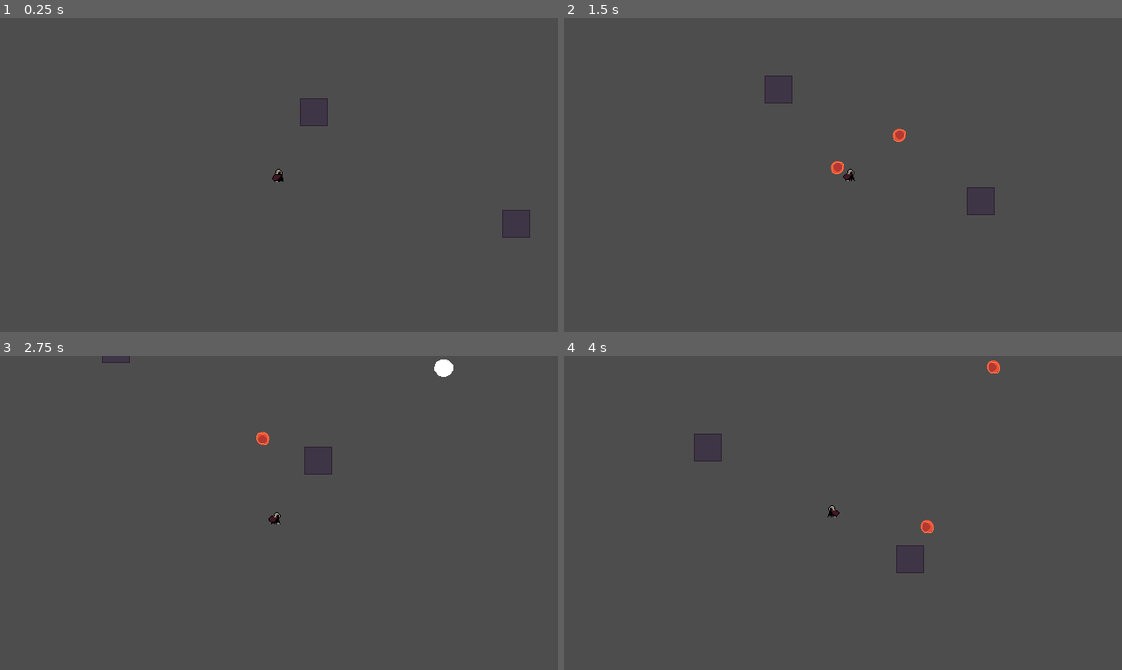
Above: before the commit, frames 1-4 (two rows, left to right).
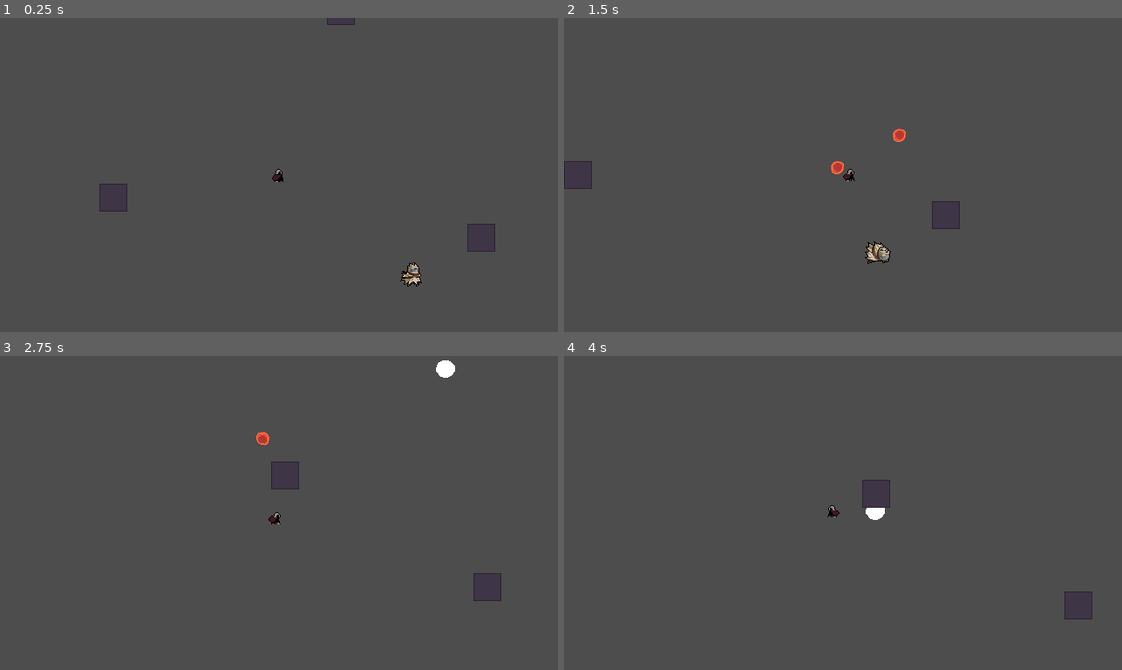
Above: after the commit, the same moments.

Repository: SebZanardo/Boss-Rush-Jam-2025
Game: Godot game, scene res://main.tscn
Two runs of this game, one before a commit and one after it. Both use one fixed random seed, a clock stepped at 60 frames per second and the inputs below.
Inputs (mouse positions are in pixels of both pictures, inside the frame that each line leads up to):
- Up to frame 1 (0.25 s): no input
- Up to frame 2 (1.5 s): move the mouse to (965, 159) at 0.52 s; hold D (move_right) 0.53-1.28 s; click (965, 159) at 0.67 s; move the mouse to (731, 190) at 1.27 s; hold S (move_down) from 1.28 s (still down); click (731, 190) at 1.42 s
- Up to frame 3 (2.75 s): move the mouse to (334, 443) at 2.02 s; release S (move_down) at 2.03 s; hold D (move_right) from 2.03 s (still down); click (334, 443) at 2.17 s
- Up to frame 4 (4 s): move the mouse to (815, 575) at 2.77 s; release D (move_right) at 2.78 s; hold W (move_up) 2.78-3.53 s; click (815, 575) at 2.92 s; move the mouse to (1010, 560) at 3.52 s; hold A (move_left) from 3.53 s (still down); click (1010, 560) at 3.67 s

The runs differ from the first frame. In frame 1, 0.4% of the frame differs, in the area x 17-95%, y 0-86%; in frame 2, 0.4%; in frame 3, 0.2%; in frame 4, 0.5%, in the area x 23-95%, y 1-84%.

Commit message:
Added boss and player interaction

Diff:
--- /dev/null
+++ b/game/Resources/Collisions/Projectiles/ENEMY_BASIC.tres
@@ -0,0 +1,4 @@
+[gd_resource type="CircleShape2D" format=3 uid="uid://dlkfqnttbp02r"]
+
+[resource]
+radius = 7.0
--- a/game/Resources/SpriteFrames/Projectiles/BASIC.tres
+++ b/game/Resources/SpriteFrames/Projectiles/BASIC.tres
@@ -1,6 +1,6 @@
 [gd_resource type="SpriteFrames" load_steps=6 format=3 uid="uid://bcov4b4un3cop"]
 
-[ext_resource type="Texture2D" uid="uid://bpjlpyau5elw0" path="res://Sprites/Bullets/BASIC-sprite-sheet.png" id="1_jxt73"]
+[ext_resource type="Texture2D" uid="uid://bpjlpyau5elw0" path="res://Sprites/Projectiles/BASIC-sprite-sheet.png" id="1_jxt73"]
 
 [sub_resource type="AtlasTexture" id="AtlasTexture_kfguw"]
 atlas = ExtResource("1_jxt73")
--- /dev/null
+++ b/game/Resources/SpriteFrames/Projectiles/ENEMY_BASIC.tres
@@ -0,0 +1,44 @@
+[gd_resource type="SpriteFrames" load_steps=6 format=3 uid="uid://coym32mq2h6s3"]
+
+[ext_resource type="Texture2D" uid="uid://b8ukw4byaej13" path="res://Sprites/Projectiles/ENEMY_BASIC-sprite-sheet.png" id="1_oyeqb"]
+
+[sub_resource type="AtlasTexture" id="AtlasTexture_l0tlq"]
+atlas = ExtResource("1_oyeqb")
+region = Rect2(96, 0, 32, 32)
+
+[sub_resource type="AtlasTexture" id="AtlasTexture_5apjj"]
+atlas = ExtResource("1_oyeqb")
+region = Rect2(0, 0, 32, 32)
+
+[sub_resource type="AtlasTexture" id="AtlasTexture_llhok"]
+atlas = ExtResource("1_oyeqb")
+region = Rect2(32, 0, 32, 32)
+
+[sub_resource type="AtlasTexture" id="AtlasTexture_dqb83"]
+atlas = ExtResource("1_oyeqb")
+region = Rect2(64, 0, 32, 32)
+
+[resource]
+animations = [{
+"frames": [{
+"duration": 1.0,
+"texture": SubResource("AtlasTexture_l0tlq")
+}],
+"loop": false,
+"name": &"hit",
+"speed": 5.0
+}, {
+"frames": [{
+"duration": 1.0,
+"texture": SubResource("AtlasTexture_5apjj")
+}, {
+"duration": 1.0,
+"texture": SubResource("AtlasTexture_llhok")
+}, {
+"duration": 1.0,
+"texture": SubResource("AtlasTexture_dqb83")
+}],
+"loop": true,
+"name": &"move",
+"speed": 8.0
+}]
--- a/game/Scenes/Levels/player_playground.tscn
+++ b/game/Scenes/Levels/test_level.tscn
@@ -1,12 +1,11 @@
-[gd_scene load_steps=4 format=3 uid="uid://lkvwuu5h5kqs"]
+[gd_scene load_steps=3 format=3 uid="uid://lkvwuu5h5kqs"]
 
-[ext_resource type="PackedScene" uid="uid://qmow1xovt6bc" path="res://Scenes/Player/player.tscn" id="1_4xdpk"]
 [ext_resource type="Texture2D" uid="uid://b081a0rmen73n" path="res://Sprites/Tiles/test.png" id="1_w2vee"]
 
 [sub_resource type="RectangleShape2D" id="RectangleShape2D_q5rtq"]
 size = Vector2(32, 32)
 
-[node name="player_playground" type="Node2D"]
+[node name="test_level" type="Node2D"]
 
 [node name="StaticBody2D" type="StaticBody2D" parent="."]
 position = Vector2(464, 200)
@@ -28,5 +27,22 @@
 [node name="Sprite2D" type="Sprite2D" parent="StaticBody2D2"]
 texture = ExtResource("1_w2vee")
 
-[node name="player" parent="." instance=ExtResource("1_4xdpk")]
-position = Vector2(192, 144)
+[node name="StaticBody2D3" type="StaticBody2D" parent="."]
+position = Vector2(-190, 26)
+metadata/_edit_group_ = true
+
+[node name="CollisionShape2D" type="CollisionShape2D" parent="StaticBody2D3"]
+shape = SubResource("RectangleShape2D_q5rtq")
+
+[node name="Sprite2D" type="Sprite2D" parent="StaticBody2D3"]
+texture = ExtResource("1_w2vee")
+
+[node name="StaticBody2D4" type="StaticBody2D" parent="."]
+position = Vector2(71, -188)
+metadata/_edit_group_ = true
+
+[node name="CollisionShape2D" type="CollisionShape2D" parent="StaticBody2D4"]
+shape = SubResource("RectangleShape2D_q5rtq")
+
+[node name="Sprite2D" type="Sprite2D" parent="StaticBody2D4"]
+texture = ExtResource("1_w2vee")
--- a/game/Scripts/boss.gd
+++ b/game/Scripts/boss.gd
@@ -7,8 +7,8 @@
 @onready var animator = $AnimatedSprite2D
 @onready var timer = $Timer
 
-# TODO: Change this to be the player
-@onready var target: Vector2 = get_viewport().get_mouse_position()
+@export var player: CharacterBody2D
+var target: Vector2
 
 @export var max_health: int = 100
 var health: int = max_health
@@ -23,15 +23,8 @@
 	set_state(States.IDLE)
 
 
-# NOTE: Temporary for testing
-func _input(event: InputEvent) -> void:
-	if event is InputEventMouseButton and event.pressed and event.button_index == 1:
-		print("try hurt")
-		try_hurt(10)
-
-
 func _physics_process(_delta: float) -> void:
-	target = get_viewport().get_mouse_position()
+	target = player.position
 
 	# Flip sprite
 	if velocity.x > 0:
@@ -46,11 +39,17 @@
 
 		States.WALK:
 			# If within threshold to target_move_position
-			if position.distance_to(target_move_position) <= 5:
+			if position.distance_to(target_move_position) <= 5 or timer.time_left <= 0:
 				set_state(States.IDLE)
 			move_and_slide()
 
 		States.FIRING:
+			if int(timer.time_left * 20) % 3 == 0:
+				var tx = randi_range(int(target.x - 50), int(target.x + 50))
+				var ty = randi_range(int(target.y - 50), int(target.y + 50))
+				var target_shoot = Vector2(tx, ty)
+				var direction = position.direction_to(target_shoot)
+				projectile_manager.spawn_projectile(projectile_manager.ProjectileType.ENEMY_BASIC, position, direction)
 			if timer.time_left <= 0:
 				set_state(States.IDLE)
 
@@ -59,7 +58,7 @@
 				set_state(States.DASH)
 
 		States.DASH:
-			if position.distance_to(target_move_position) <= 5:
+			if position.distance_to(target_move_position) <= 5 or timer.time_left <= 0:
 				set_state(States.DASH_STOP)
 			move_and_slide()
 
@@ -90,9 +89,11 @@
 			animator.play("idle")
 
 		States.WALK:
+			timer.wait_time = 1.5
+			timer.start()
 			# Generate random target position near target
-			var tx = randi_range(target.x - 100, target.x + 100)
-			var ty = randi_range(target.y - 100, target.y + 100)
+			var tx = randi_range(int(target.x - 50), int(target.x + 50))
+			var ty = randi_range(int(target.y - 50), int(target.y + 50))
 			target_move_position = Vector2(tx, ty)
 			velocity = position.direction_to(target_move_position) * walk_speed
 
@@ -113,10 +114,11 @@
 			animator.play("dash preparation")
 
 		States.DASH:
+			timer.wait_time = 2
+			timer.start()
+
 			# TODO: Predict future position based on player velocity
-			var tx = randi_range(target.x - 10, target.x + 10)
-			var ty = randi_range(target.y - 10, target.y + 10)
-			target_move_position = Vector2(tx, ty)
+			target_move_position = target
 			velocity = position.direction_to(target_move_position) * dash_speed
 
 			animator.play("dash")
@@ -139,7 +141,7 @@
 			animator.play("death")
 
 	state = new_state
-	print("ANIMATOR CHANGED TO: ", animator.animation)
+	print("BOSS STATE: ", animator.animation)
 
 
 func decide_next_attack() -> void:
--- a/game/Scripts/projectile.gd
+++ b/game/Scripts/projectile.gd
@@ -22,16 +22,15 @@
 		dead = true
 		# TODO Call player take damage function
 	elif body.is_in_group("enemy"):
-		# TODO: Return if type of projectile is an enemy projectile
+		if type == projectile_manager.ProjectileType.ENEMY_BASIC:
+			return
 		dead = true
-		# TODO Call boss take damage function
+		body.try_hurt(damage)
 	else:
 		dead = true
 
 
 func _on_timer_timeout() -> void:
-	print("DIE GODAMn it")
-	print(dead)
 	if dead:
 		visible = false
 
--- a/game/Scripts/projectile_manager.gd
+++ b/game/Scripts/projectile_manager.gd
@@ -1,35 +1,39 @@
 extends Node
 
 
-# NOTE: Please keep DEAD at start of enum definition
-enum ProjectileType {BASIC}
+enum ProjectileType {BASIC, ENEMY_BASIC}
 
 # TODO: Load all these for each projectile type into one dict with the key as a custom resource
 var max_lifetime : Dictionary = {
 	ProjectileType.BASIC : 2,
+	ProjectileType.ENEMY_BASIC : 5,
 }
 
 var damage : Dictionary = {
 	ProjectileType.BASIC : 3,
+	ProjectileType.ENEMY_BASIC : 5,
 }
 
 var speed : Dictionary = {
 	ProjectileType.BASIC : 200,
+	ProjectileType.ENEMY_BASIC : 300,
 }
 
 var spritesheet : Dictionary = {
 	ProjectileType.BASIC : preload("res://Resources/SpriteFrames/Projectiles/BASIC.tres"),
+	ProjectileType.ENEMY_BASIC : preload("res://Resources/SpriteFrames/Projectiles/ENEMY_BASIC.tres"),
 }
 
 var collision : Dictionary = {
 	ProjectileType.BASIC : preload("res://Resources/Collisions/Projectiles/BASIC.tres"),
+	ProjectileType.ENEMY_BASIC : preload("res://Resources/Collisions/Projectiles/ENEMY_BASIC.tres"),
 }
 
 
 var projectile_scene = preload("res://Scenes/projectile.tscn")
 
 var object_pool : Array
-@export var max_projectiles : int = 10
+@export var max_projectiles : int = 300
 var active_projectiles : int = 0
 
 
@@ -72,6 +76,8 @@
 		match projectile.type:
 			ProjectileType.BASIC:
 				projectile.position += projectile.velocity * projectile.speed * delta
+			ProjectileType.ENEMY_BASIC:
+				projectile.position += projectile.velocity * projectile.speed * delta
 
 		# No matter the projectile type add elasped time to time_alive
 		projectile.time_alive += delta
@@ -104,9 +110,3 @@
 	init_projectile(projectile_to_spawn, type, position, velocity)
 
 	active_projectiles += 1
-
-	# NOTE: Temporary debugging
-	print(active_projectiles)
-	for p in object_pool:
-		print(p.dead, p.time_alive)
-	print()
--- a/game/main.tscn
+++ b/game/main.tscn
@@ -1,7 +1,15 @@
-[gd_scene load_steps=2 format=3 uid="uid://dd5lpuw5lhq71"]
+[gd_scene load_steps=4 format=3 uid="uid://dd5lpuw5lhq71"]
 
-[ext_resource type="PackedScene" uid="uid://lkvwuu5h5kqs" path="res://Scenes/Levels/player_playground.tscn" id="1_j73ws"]
+[ext_resource type="PackedScene" uid="uid://lkvwuu5h5kqs" path="res://Scenes/Levels/test_level.tscn" id="1_j73ws"]
+[ext_resource type="PackedScene" uid="uid://qmow1xovt6bc" path="res://Scenes/player.tscn" id="2_hp840"]
+[ext_resource type="PackedScene" uid="uid://cuh3v3krkot4k" path="res://Scenes/boss.tscn" id="3_rluwg"]
 
 [node name="Main" type="Node"]
 
-[node name="player_playground" parent="." instance=ExtResource("1_j73ws")]
+[node name="test_level" parent="." instance=ExtResource("1_j73ws")]
+
+[node name="player" parent="." instance=ExtResource("2_hp840")]
+
+[node name="boss" parent="." node_paths=PackedStringArray("player") instance=ExtResource("3_rluwg")]
+position = Vector2(153, 115)
+player = NodePath("../player")
Renamed: game/Scenes/Player/player.tscn -> game/Scenes/player.tscn
Renamed: game/Sprites/Bullets/BASIC-sprite-sheet.png -> game/Sprites/Projectiles/BASIC-sprite-sheet.png
Not shown, added: game/Sprites/Projectiles/BASIC-sprite-sheet.png.import
Binary file added: game/Sprites/Projectiles/ENEMY_BASIC-sprite-sheet.png
Not shown, changed: game/Sprites/Projectiles/ENEMY_BASIC-sprite-sheet.png.import
